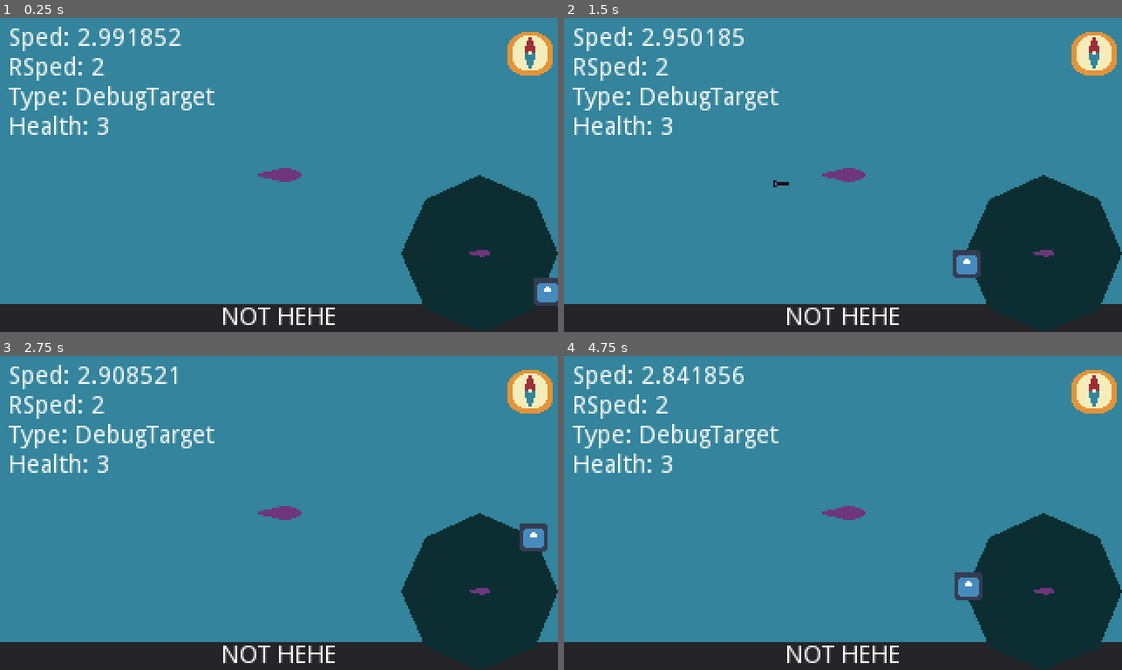
Above: before the commit, frames 1-4 (two rows, left to right).
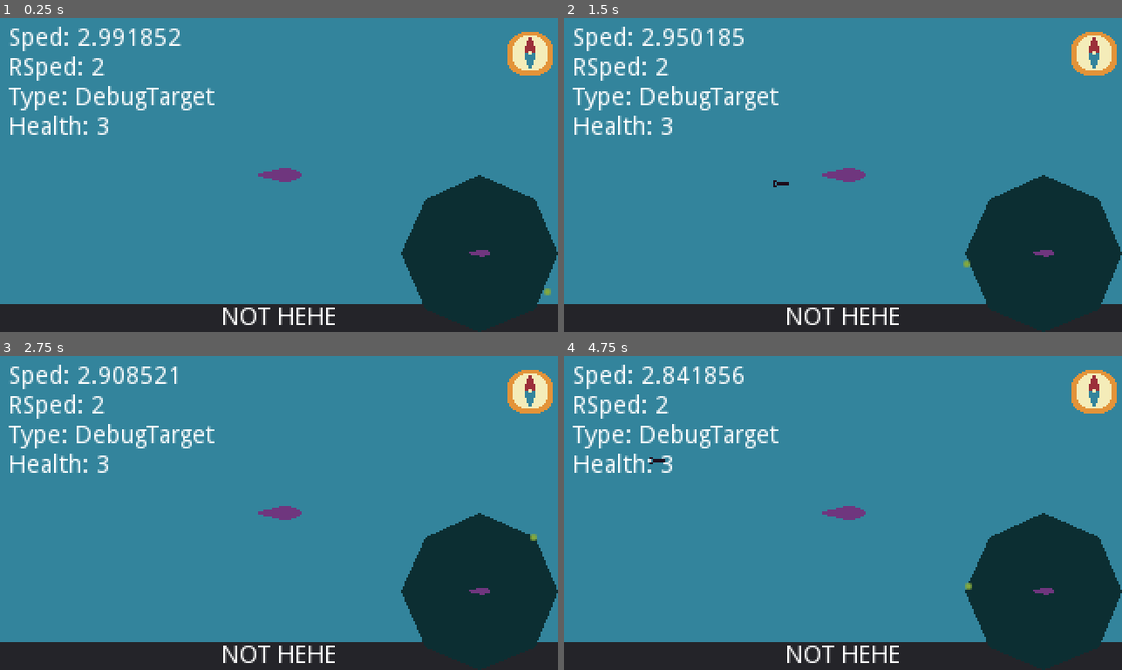
Above: after the commit, the same moments.

Repository: Scribble-Sheep/Shipgame
Game: Godot game, scene res://World.tscn
Two runs of this game, one before a commit and one after it. Both use one fixed random seed, a clock stepped at 60 frames per second and the inputs below. The engine's default icon, where the game draws it, is replaced by a stand-in: a white triangle on a blue panel in a dark square.
Inputs (mouse positions are in pixels of both pictures, inside the frame that each line leads up to):
- Up to frame 1 (0.25 s): no input
- Up to frame 2 (1.5 s): click (843, 175) at 0.6 s; move the mouse to (731, 190) at 1.27 s; click (731, 190) at 1.35 s
- Up to frame 3 (2.75 s): move the mouse to (334, 443) at 2.02 s; click (334, 443) at 2.1 s
- Up to frame 4 (4.75 s): move the mouse to (815, 575) at 2.77 s; click (815, 575) at 2.85 s; move the mouse to (1010, 560) at 3.52 s; click (1010, 560) at 3.6 s; move the mouse to (675, 465) at 4.27 s; click (675, 465) at 4.35 s

The runs differ from the first frame. In frame 1, 0.4% of the frame differs, in the area x 95-100%, y 82-92%; in frame 2, 0.4%; in frame 3, 0.4%; in frame 4, 0.5%, in the area x 15-75%, y 32-78%.

Commit message:
Add a "blip" sprite for the target. Also include a clone of the target without a collision shape, for testing.

Diff:
--- a/Scenes/DebugTarget.tscn
+++ b/Scenes/DebugTarget.tscn
@@ -1,6 +1,6 @@
 [gd_scene load_steps=4 format=2]
 
-[ext_resource path="res://icon.png" type="Texture" id=1]
+[ext_resource path="res://Sprites/Debug/RadarBlip.png" type="Texture" id=1]
 [ext_resource path="res://Code/DebugTarget.gd" type="Script" id=2]
 
 [sub_resource type="CircleShape2D" id=1]
@@ -11,7 +11,6 @@
 script = ExtResource( 2 )
 
 [node name="Icon" type="Sprite" parent="."]
-scale = Vector2( 0.5, 0.5 )
 texture = ExtResource( 1 )
 
 [node name="CollisionShape2D" type="CollisionShape2D" parent="."]
--- a/Scenes/Torpedo.tscn
+++ b/Scenes/Torpedo.tscn
@@ -17,6 +17,7 @@
 
 [node name="CollisionShape2D" type="CollisionShape2D" parent="."]
 show_behind_parent = true
+scale = Vector2( 0.5, 0.5 )
 shape = SubResource( 1 )
 
 [node name="VisibilityNotifier2D" type="VisibilityNotifier2D" parent="."]
--- a/World.tscn
+++ b/World.tscn
@@ -1,14 +1,27 @@
-[gd_scene load_steps=7 format=2]
+[gd_scene load_steps=9 format=2]
 
 [ext_resource path="res://Scenes/Ship.tscn" type="PackedScene" id=1]
 [ext_resource path="res://Sprites/Debug/DebugSub.png" type="Texture" id=2]
 [ext_resource path="res://Scenes/DebugTarget.tscn" type="PackedScene" id=3]
 [ext_resource path="res://Code/TorpedoManager.gd" type="Script" id=4]
 [ext_resource path="res://Scenes/GUI Scenes/WorldGUI.tscn" type="PackedScene" id=5]
+[ext_resource path="res://Code/DebugTarget.gd" type="Script" id=6]
 [ext_resource path="res://Scenes/GUI Scenes/CombatGui.tscn" type="PackedScene" id=7]
+[ext_resource path="res://icon.png" type="Texture" id=8]
 
 [node name="World" type="Node2D"]
 position = Vector2( 160, 90 )
+
+[node name="DebugTarget2" type="KinematicBody2D" parent="."]
+visible = false
+position = Vector2( 90, 0 )
+collision_layer = 2
+collision_mask = 5
+script = ExtResource( 6 )
+
+[node name="Icon" type="Sprite" parent="DebugTarget2"]
+scale = Vector2( 0.5, 0.5 )
+texture = ExtResource( 8 )
 
 [node name="RadarLayer" type="CanvasLayer" parent="."]
 offset = Vector2( 195, 90 )
Binary file added: Sprites/Debug/RadarBlip.png
Not shown, added: Sprites/Debug/RadarBlip.png.import
